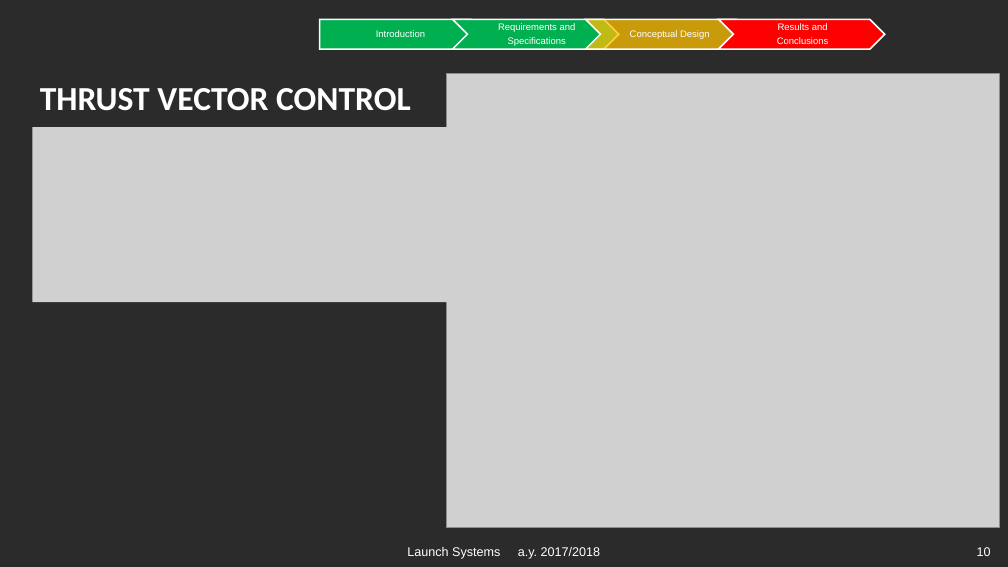
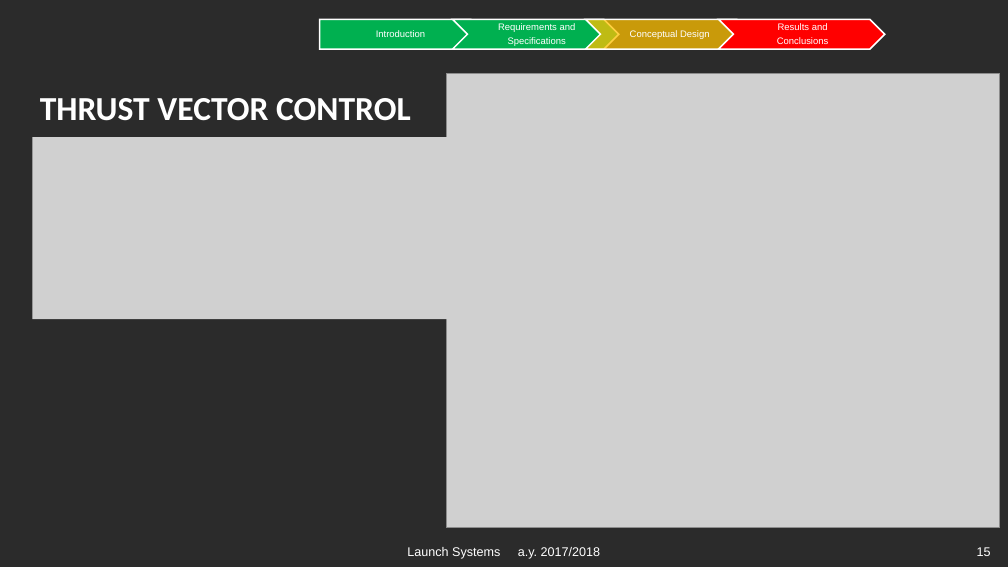
Before and after one commit to aeroanselm/Imbalance_project, a slide deck: slide 15 of Report/Project_Presentation_Ale.pptx (slide 10 before the commit). Drawn at 1008x567 pixels with LibreOffice and Linux fonts; fonts in the diff are those of the drawing; grey boxes stand for pictures; background and template pictures are left out; a plain dark background stands for a picture behind light text. Boxes give left, top, right and bottom in pixels: in the first picture for what was removed or moved away, otherwise in the second. Text is boxed around its words. In the diff, an @@ line names an element or a change of style, - is before the commit and + after.

```diff
--- a/Report/Project_Presentation_Ale.pptx
+++ b/Report/Project_Presentation_Ale.pptx
@@ text "THRUST VECTOR CONTROL": place and size @@
-text "THRUST VECTOR CONTROL" at <box>40,88,411,111</box>
+text "THRUST VECTOR CONTROL" at <box>40,98,411,121</box>
@@ picture: place and size @@
-picture at <box>33,127,456,302</box>
+picture at <box>33,137,456,319</box>
@@ page number at <box>977,547,991,556</box>: text changed @@
-10
+15
```
Also in this commit, not shown: 9 other slides changed, 5 slides added.
